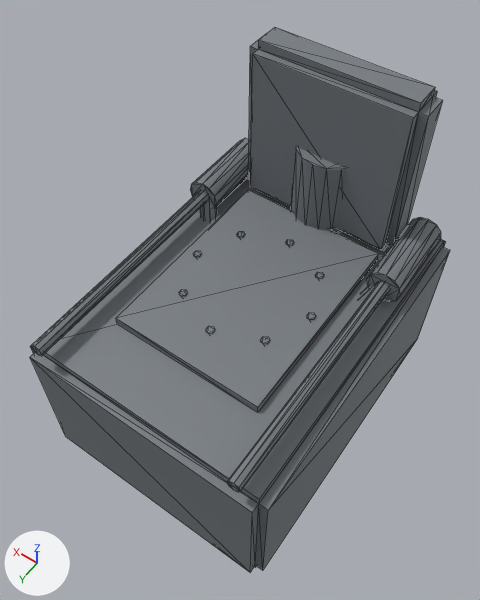
The glTF model prototype/assets/models/parts/sam_body.glb: old version first, new version second.
Rendered twice from a 50 mm lens placed at (-0.511, 0.761, 1.537), pointed at (0.023, 0.014, 0.362). Arrows for +X, +Y and +Z are at lower left; the lights stay in place. The picture after the commit comes second. Mesh edges are drawn as thin lines. Vertices at exactly the same position are counted once.

In view in the first picture: 'sam_body'.
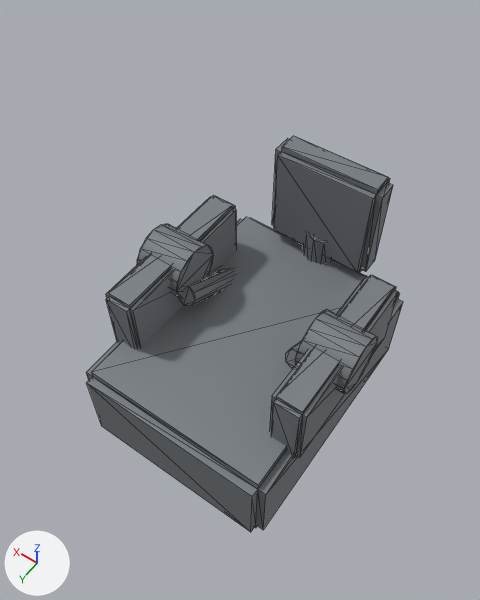
What differs and where, as boxes (x1, y1, x2, y2) in the pictures (480 x 600 px; the box of a moved part takes in the faces that stretch with it):
'sam_body', reshaped (24% narrower, 27% shorter)
    before: (30, 28, 450, 572)
    after: (86, 136, 403, 532)
part 1 of me_sam_body_mesh, added
    after: (295, 309, 378, 394)
part 2 of me_sam_body_mesh, added
    after: (137, 224, 214, 298)
part 3 of me_sam_body_mesh, moved or reshaped
    before: (248, 28, 442, 251)
    after: (272, 136, 393, 273)
part 4 of me_sam_body_mesh, moved or reshaped (not visible afterwards)
    before: (179, 289, 188, 297)
part 5 of me_sam_body_mesh, moved or reshaped (not visible afterwards)
    before: (193, 251, 202, 258)
part 6 of me_sam_body_mesh, moved or reshaped (not visible afterwards)
    before: (306, 312, 316, 321)
part 7 of me_sam_body_mesh, moved or reshaped (not visible afterwards)
    before: (206, 326, 215, 334)
part 8 of me_sam_body_mesh, moved or reshaped (not visible afterwards)
    before: (286, 239, 294, 246)
part 9 of me_sam_body_mesh, moved or reshaped (not visible afterwards)
    before: (315, 272, 324, 279)
part 10 of me_sam_body_mesh, moved or reshaped (not visible afterwards)
    before: (237, 231, 245, 238)
part 11 of me_sam_body_mesh, added
    after: (302, 233, 333, 264)
part 12 of me_sam_body_mesh, rebuilt (24% narrower, 20% shorter)
    before: (30, 178, 450, 572)
    after: (86, 217, 403, 532)
part 13 of me_sam_body_mesh, added
    after: (269, 275, 398, 457)
part 14 of me_sam_body_mesh, added
    after: (106, 196, 236, 349)
part 15 of me_sam_body_mesh, added
    after: (286, 342, 301, 369)
part 16 of me_sam_body_mesh, added
    after: (179, 269, 235, 306)
part 17 of me_sam_body_mesh, deleted
    before: (31, 138, 441, 492)
part 18 of me_sam_body_mesh, deleted
    before: (116, 190, 379, 412)

Diff of the bpy script that builds the scene:
```diff
--- a/prototype/assets/models/parts/sam_body.glb.py
+++ b/prototype/assets/models/parts/sam_body.glb.py
@@ me_sam_body_mesh @@
-me_sam_body_mesh.from_pydata(...)  # 352 vertices, 612 faces; spans x -0.3..0.3, y -0.4..0.4, z -0.08..0.8
+me_sam_body_mesh.from_pydata(...)  # 344 vertices, 620 faces; spans x -0.28..0.28, y -0.37..0.325, z -0.005..0.54
+# me_sam_body_mesh part 1: a new loose piece, a 16-sided cylinder along x spanning x -0.28..-0.16, y -0.07..0.07, z 0.28..0.42, in mat_sam_body_mat (grey #81868b)
+# me_sam_body_mesh part 2: a new loose piece, a 16-sided cylinder along x spanning x 0.16..0.28, y -0.07..0.07, z 0.28..0.42, in mat_sam_body_mat (grey #81868b)
+# me_sam_body_mesh part 3: the loose piece of 32 vertices spanning x -0.2..0.2, y -0.35..-0.25, z 0.4..0.8 is scaled about its middle by (0.696, 0.817, 0.696), then moved by (0.0, -0.02, -0.2)
+# me_sam_body_mesh part 4: the loose piece of 12 vertices spanning x 0.097..0.115, y 0.096..0.116, z 0.402..0.422 is turned 90 degrees about the x axis through its middle and scaled by 0.675, then moved by (-0.035, -0.436, 0.059)
+# me_sam_body_mesh part 5: the loose piece of 12 vertices spanning x 0.141..0.159, y -0.01..0.01, z 0.402..0.422 is turned 90 degrees about the x axis through its middle and scaled by 0.675, then moved by (-0.15, -0.33, 0.088)
+# me_sam_body_mesh part 6: the loose piece of 12 vertices spanning x -0.159..-0.141, y -0.01..0.01, z 0.402..0.422 is turned 90 degrees about the x axis through its middle and scaled by 0.675, then moved by (0.079, -0.33, 0.059)
+# me_sam_body_mesh part 7: the loose piece of 12 vertices spanning x -0.009..0.009, y 0.14..0.16, z 0.402..0.422 is turned 90 degrees about the x axis through its middle and scaled by 0.675, then moved by (-0.1, -0.48, -0.012)
+# me_sam_body_mesh part 8: the loose piece of 12 vertices spanning x -0.009..0.009, y -0.16..-0.14, z 0.402..0.422 is turned 90 degrees about the x axis through its middle and scaled by 0.675, then moved by (-0.071, -0.18, -0.083)
+# me_sam_body_mesh part 9: the loose piece of 12 vertices spanning x -0.115..-0.097, y -0.116..-0.096, z 0.402..0.422 is turned 90 degrees about the x axis through its middle and scaled by 0.675, then moved by (0.106, -0.224, -0.112)
+# me_sam_body_mesh part 10: the loose piece of 12 vertices spanning x 0.097..0.115, y -0.116..-0.096, z 0.402..0.422 is turned 90 degrees about the x axis through its middle and scaled by 0.675, then moved by (-0.035, -0.224, -0.083)
+# me_sam_body_mesh part 11: a new loose piece, a 12-sided cylinder along z spanning x -0.05..0.05, y -0.37..-0.27, z 0.175..0.325, in mat_sam_body_mat (grey #81868b)
+# me_sam_body_mesh part 12: the loose piece of 32 vertices spanning x -0.3..0.3, y -0.4..0.4, z 0.0..0.4 is rebuilt with 32 vertices and now spans x -0.25..0.25, y -0.325..0.325, z -0.005..0.245
+# me_sam_body_mesh part 13: a new loose piece of 32 vertices spanning x -0.26..-0.18, y -0.2..0.2, z 0.2..0.4, in mat_sam_body_mat (grey #81868b)
+# me_sam_body_mesh part 14: a new loose piece of 32 vertices spanning x 0.18..0.26, y -0.2..0.2, z 0.2..0.4, in mat_sam_body_mat (grey #81868b)
+# me_sam_body_mesh part 15: a new loose piece of 16 vertices spanning x -0.175..-0.125, y -0.262..0.062, z 0.128..0.342, in mat_sam_body_mat (grey #81868b)
+# me_sam_body_mesh part 16: a new loose piece of 16 vertices spanning x 0.125..0.175, y -0.262..0.062, z 0.128..0.342, in mat_sam_body_mat (grey #81868b)
+# me_sam_body_mesh part 17: 11 loose pieces with 164 vertices, spanning x -0.28..0.28, y -0.38..0.4, z -0.08..0.6, are deleted
+# me_sam_body_mesh part 18: 40 vertices removed from x -0.258..0.258, y -0.24..0.24, z -0.053..0.453
+# other edits to the shape of me_sam_body_mesh do not show in these pictures
 me_sam_body_mesh.materials.append(mat_sam_body_mat)
```
